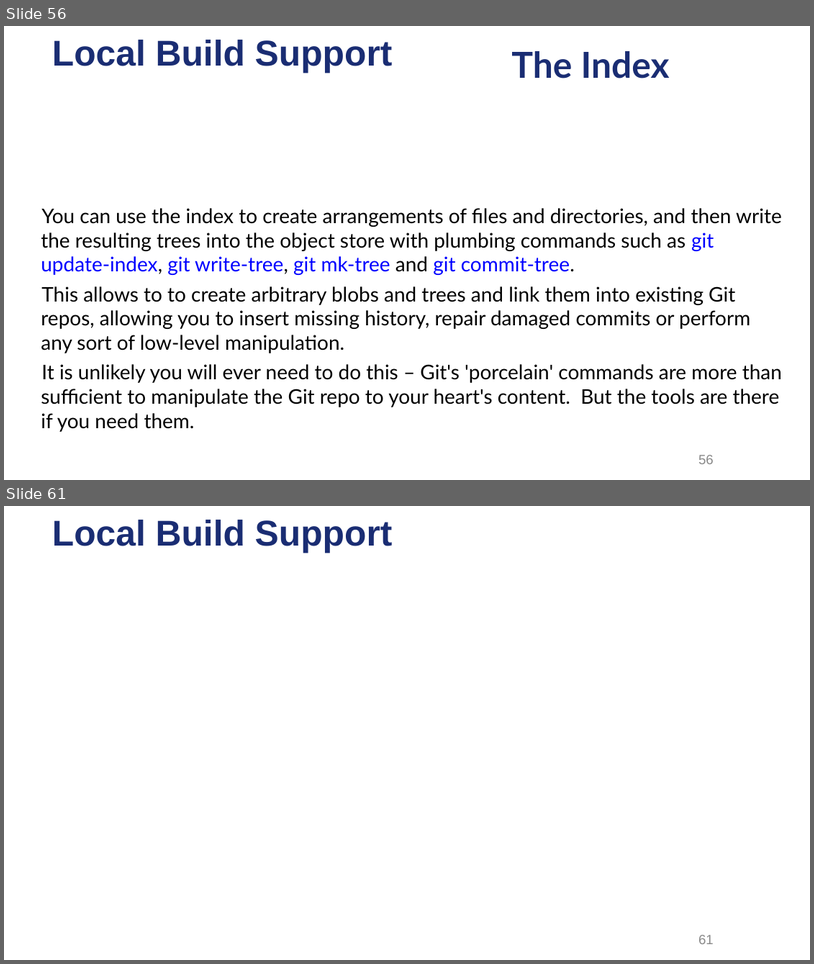
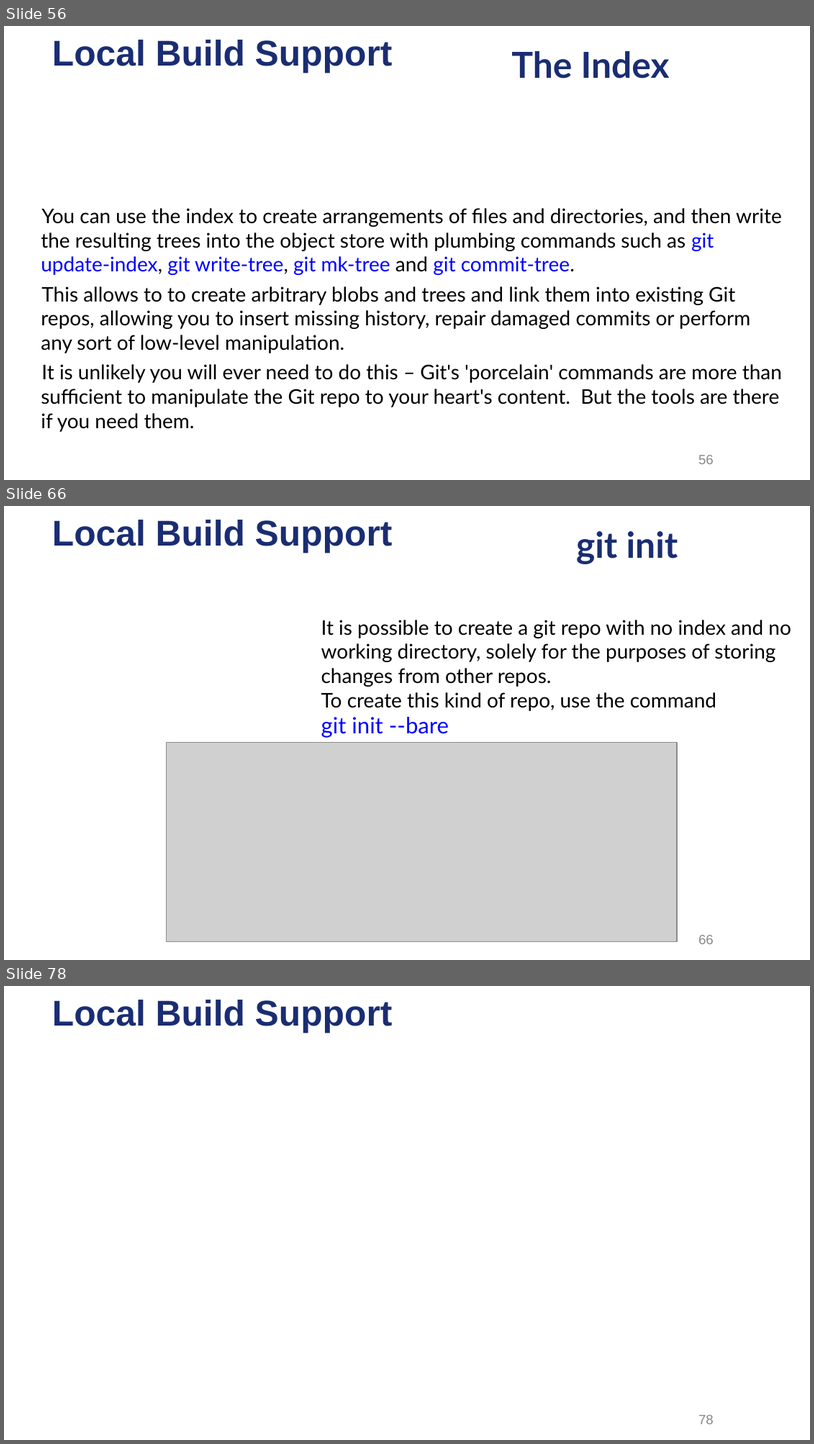
Before and after one commit to ysgard/git-presentation, a slide deck: Dive into Git.odp. Shown one above the other, each under a label of ours: slides 56 and 61 before the commit, slides 56, 66 and 78 after it; the slides between them are not shown. The pictures are 814x964 and 814x1444 pixels, drawn with LibreOffice and Linux fonts; fonts in the diff are those of the drawing; grey boxes stand for pictures; background and template pictures are left out. Boxes give left, top, right and bottom in pixels: in the first picture for what was removed or moved away, otherwise in the second. Text is boxed around its words. In the diff, an @@ line names an element or a change of style, - is before the commit and + after.

```diff
--- a/Dive into Git.odp
+++ b/Dive into Git.odp
@@ slide 66 added at bbox=[4, 506, 810, 960], background picture (left out); not listed: 1 template element that a slide beside it also shows @@
@@ title added at bbox=[576, 531, 679, 564], 32 pt, text #1A2D73, bold @@
+git init
@@ text added at bbox=[322, 620, 792, 738], 18 pt, text #000000 @@
+● It is possible to create a git repo with no index and no working directory, solely for the purposes of storing changes from other repos.
+● To create this kind of repo, use the command
+  git init --bare
@@ picture added at bbox=[166, 742, 677, 942] @@
@@ page number added at bbox=[699, 935, 714, 944], 12 pt, text #898989 @@
+66
@@ what was slide 61 is now slide 78 @@
@@ page number at bbox=[699, 1415, 714, 1424]: text changed @@
-61
+78
```
Also in this commit, not shown: 3 slides changed, 18 other slides added, 2 slides removed, 15 other files.
